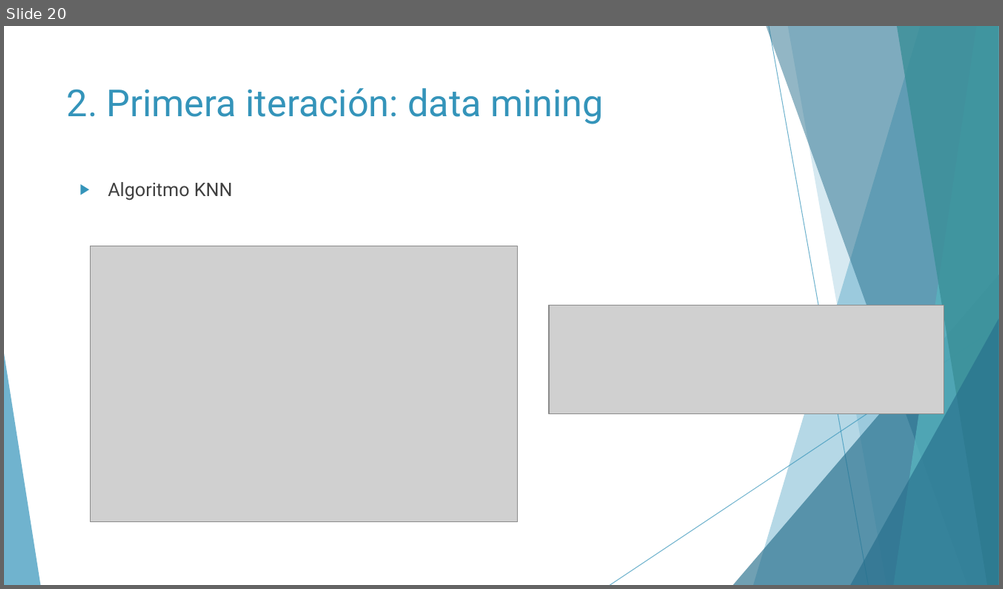
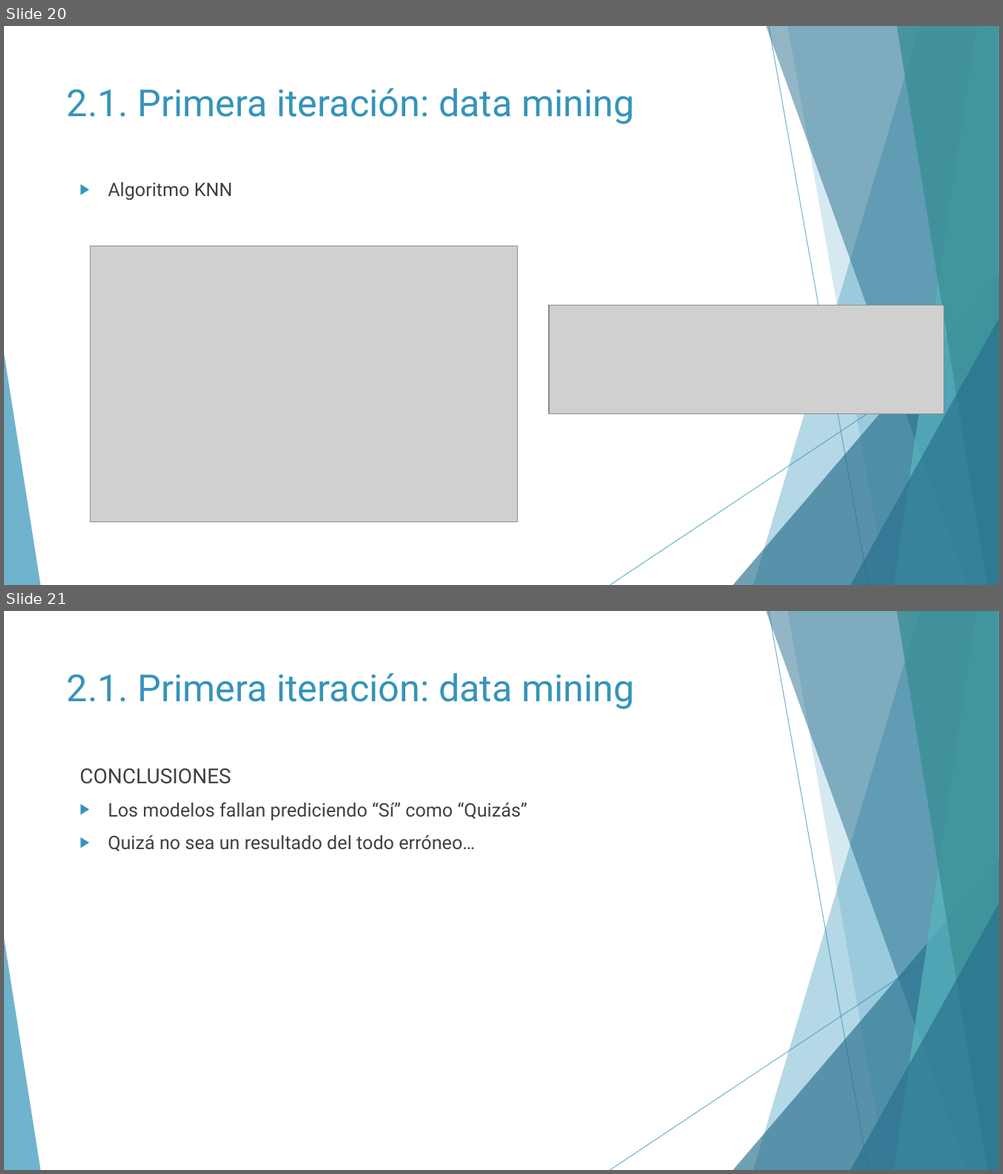
Before and after one commit to Geadalu/DataMiningHealth, a slide deck: Presentación DataMiningHealth.pptx. Shown one above the other, each under a label of ours: slide 20 before the commit, slides 20 and 21 after it. The pictures are 1003x589 and 1003x1174 pixels, drawn with LibreOffice and Linux fonts; fonts in the diff are those of the drawing; grey boxes stand for pictures. Boxes give left, top, right and bottom in pixels: in the first picture for what was removed or moved away, otherwise in the second. Text is boxed around its words. In the diff, an @@ line names an element or a change of style, - is before the commit and + after.

```diff
--- a/Presentación DataMiningHealth.pptx
+++ b/Presentación DataMiningHealth.pptx
@@ slide 21 added at bbox=[4, 611, 999, 1170], background #FFFFFF; not listed: 10 template elements that a slide beside it also shows @@
@@ title added at bbox=[67, 673, 634, 709], 36 pt, text #3494BA @@
+2.1. Primera iteración: data mining
@@ text added at bbox=[79, 769, 527, 851], 18 pt, text #404040 @@
+CONCLUSIONES
+▶ Los modelos fallan prediciendo “Sí” como “Quizás”
+▶ Quizá no sea un resultado del todo erróneo…
@@ slide 20 changed as well @@
@@ title at bbox=[67, 88, 634, 124]: text changed @@
-2. Primera iteración: data mining
+2.1. Primera iteración: data mining
```
Also in this commit, not shown: 18 other slides changed, 23 other slides added, 4 other files.
